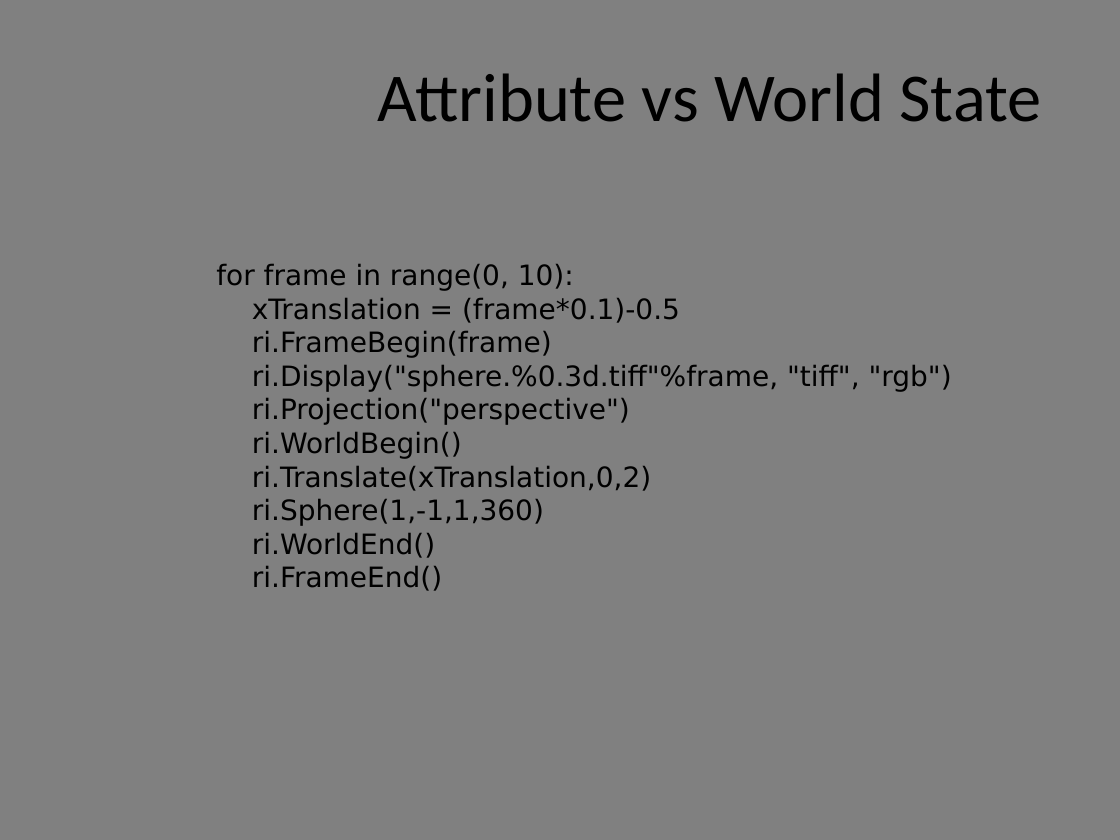
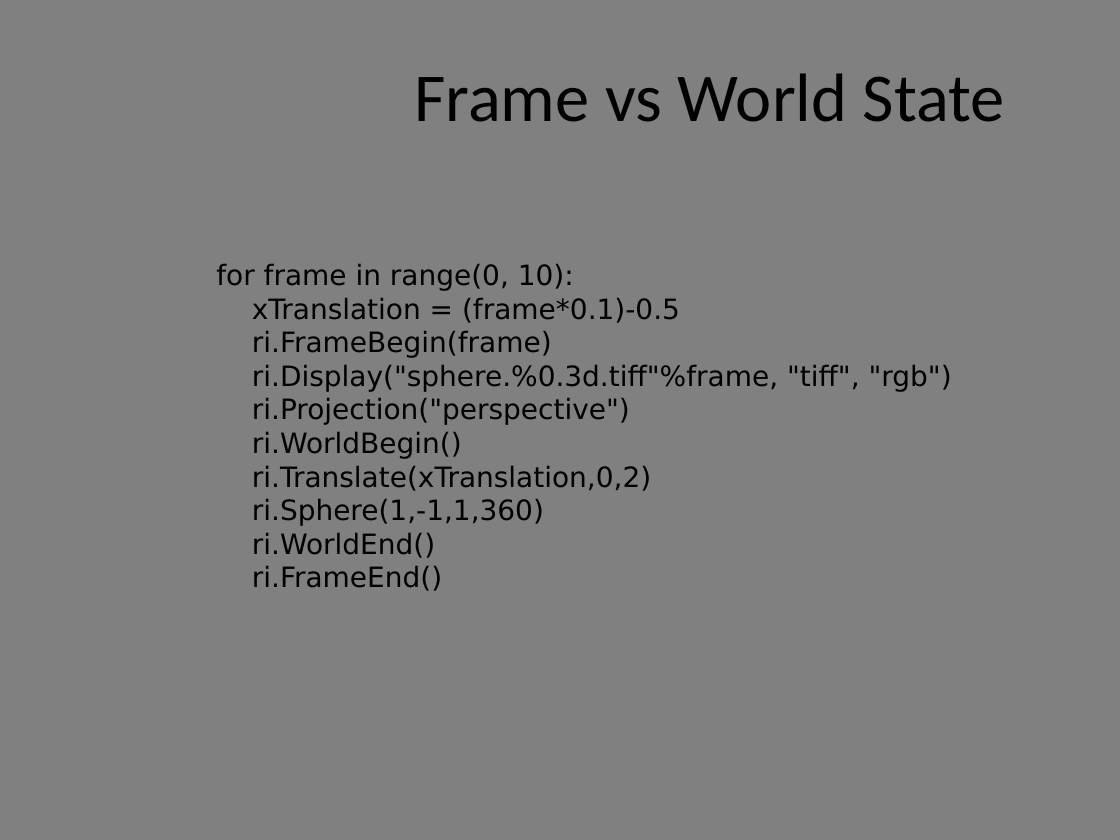
Before and after one commit to griffin2000/PRManForPythonCourse, a slide deck: slide 12 of PyRM.pptx (slide 13 before the commit). Drawn at 1120x840 pixels with LibreOffice and Linux fonts; fonts in the diff are those of the drawing; background and template pictures are left out. Boxes give left, top, right and bottom in pixels: in the first picture for what was removed or moved away, otherwise in the second. Text is boxed around its words. In the diff, an @@ line names an element or a change of style, - is before the commit and + after.

```diff
--- a/PyRM.pptx
+++ b/PyRM.pptx
@@ title at box(414, 73, 1005, 122): text changed @@
-Attribute vs World State
+Frame vs World State
```
Also in this commit, not shown: 3 other slides changed, 1 slide added, 1 slide removed, 1 other file.
